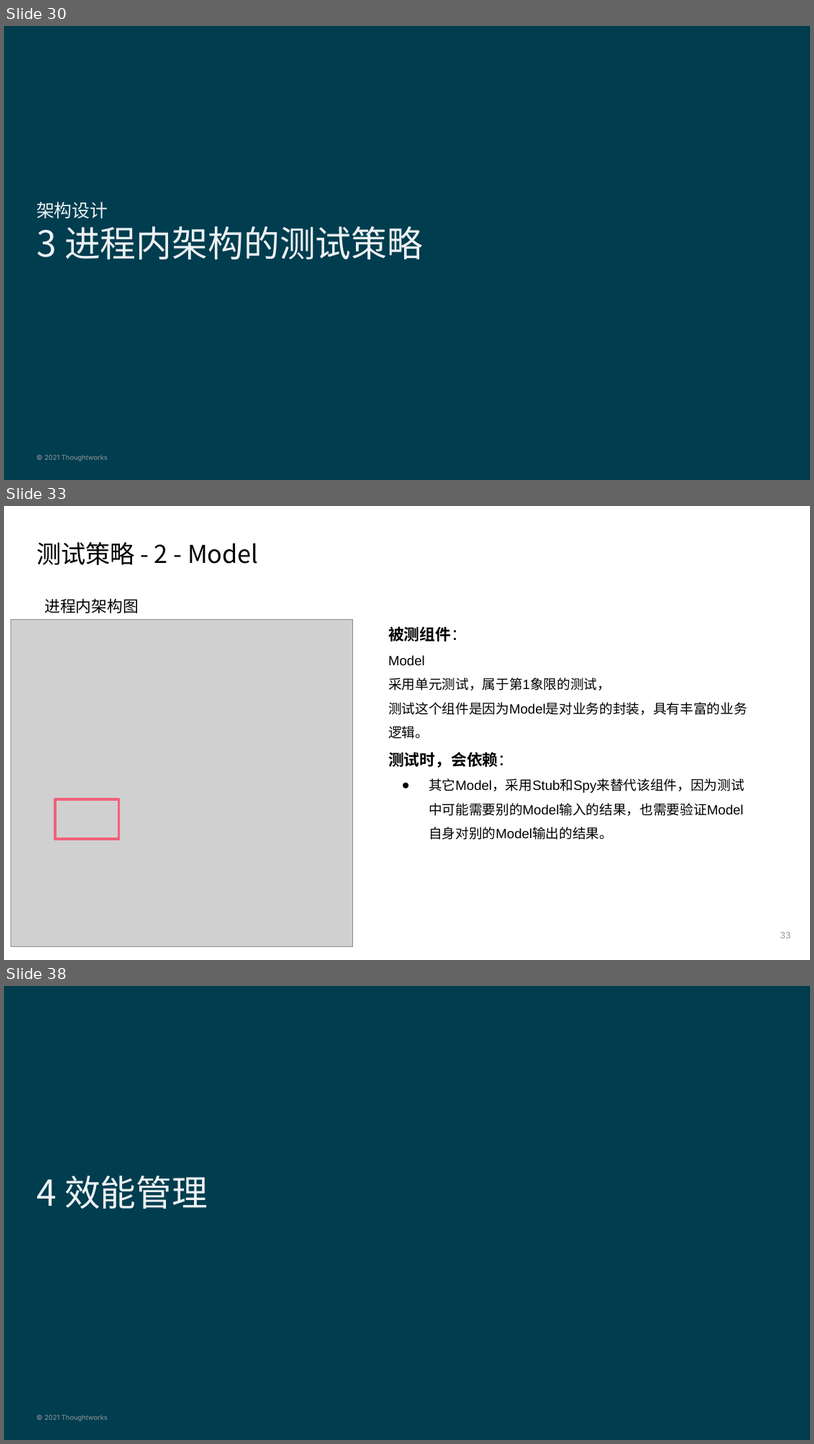
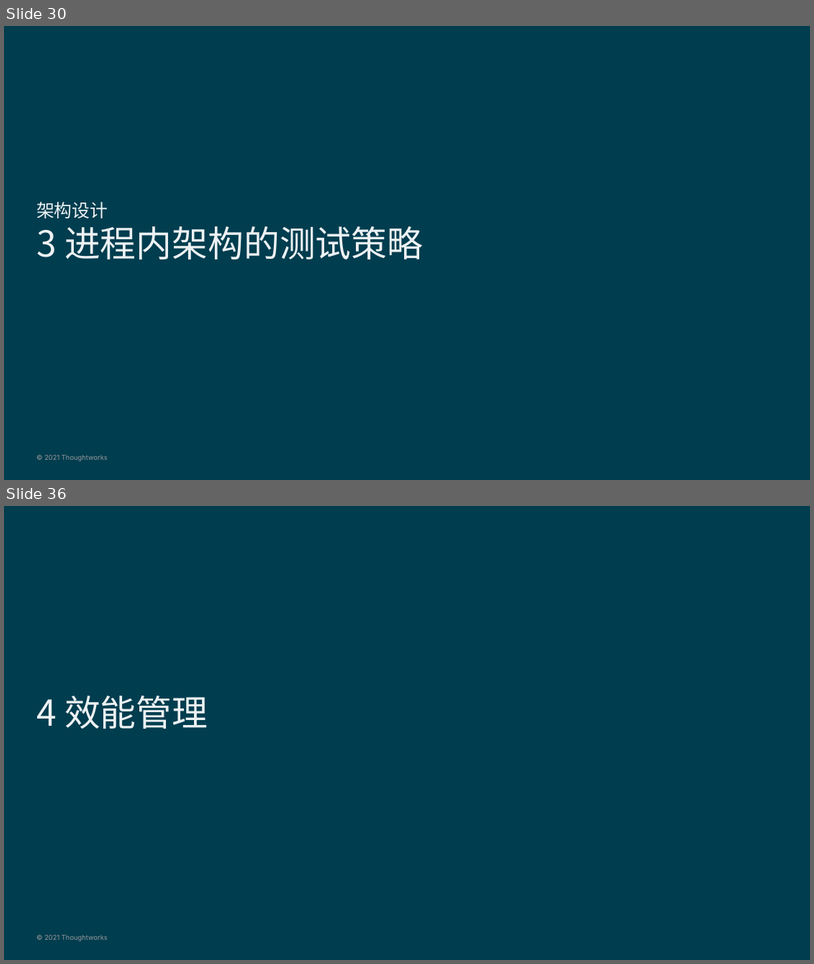
Before and after one commit to deesyx/heima, a slide deck: doc/PS4 黑马考核-项目On-boarding模板-胡炫光.pptx. Shown one above the other, each under a label of ours: slides 30, 33 and 38 before the commit, slides 30 and 36 after it; the slides between them are not shown. The pictures are 814x1444 and 814x964 pixels, drawn with LibreOffice and Linux fonts; fonts in the diff are those of the drawing; grey boxes stand for pictures; background and template pictures are left out. Boxes give left, top, right and bottom in pixels: in the first picture for what was removed or moved away, otherwise in the second. Text is boxed around its words. In the diff, an @@ line names an element or a change of style, - is before the commit and + after.

```diff
--- a/doc/PS4 黑马考核-项目On-boarding模板-胡炫光.pptx
+++ b/doc/PS4 黑马考核-项目On-boarding模板-胡炫光.pptx
@@ slide 33 removed at [4,506,810,960], background #FFFFFF @@
@@ title removed at [36,542,258,565] @@
-测试策略 - 2 - Model
@@ text removed at [44,598,139,613] @@
-进程内架构图
@@ picture removed at [10,619,353,945] @@
@@ text removed at [388,626,748,839] @@
-被测组件：
-Model
-采用单元测试，属于第1象限的测试，
-测试这个组件是因为Model是对业务的封装，具有丰富的业务逻辑。
-测试时，会依赖：
-● 其它Model，采用Stub和Spy来替代该组件，因为测试中可能需要别的Model输入的结果，也需要验证Model自身对别的Model输出的结果。
@@ rectangle removed at [56,799,119,838] @@
@@ page number removed at [780,932,791,938] @@
-33
@@ what was slide 38 is now slide 36 @@
```
Also in this commit, not shown: 8 slides changed, 2 slides added, 3 other slides removed, 4 other files.
